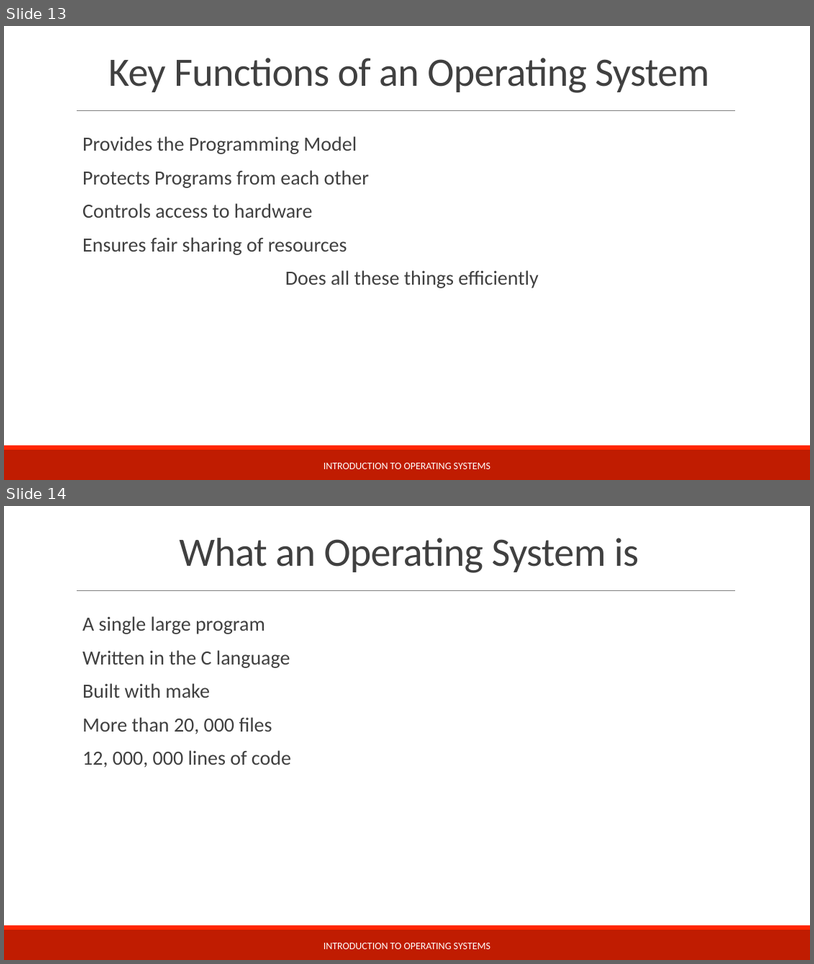
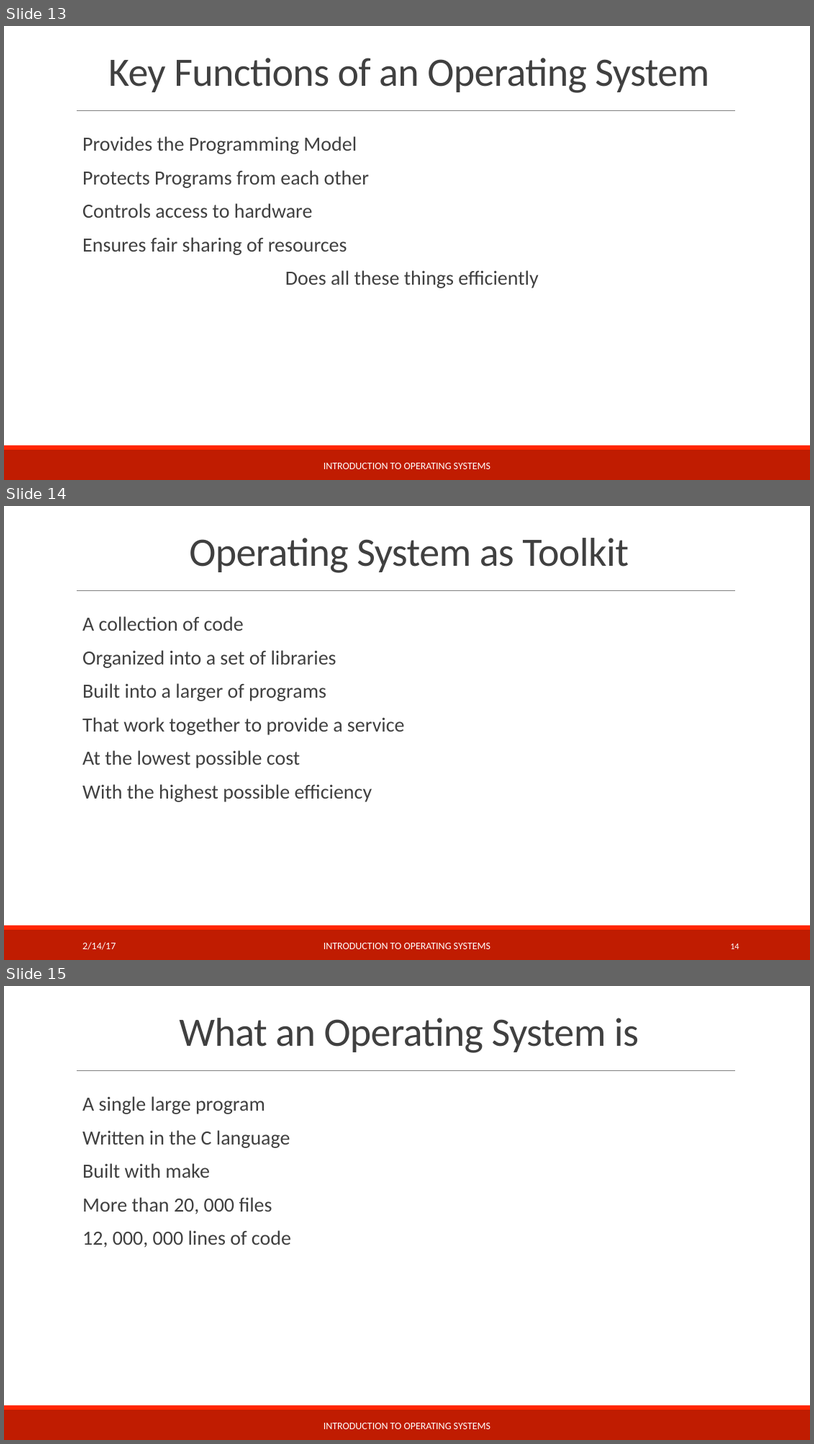
Before and after one commit to teachbsd/course, a slide deck: undergraduate/lectures/introduction.pptx. Shown one above the other, each under a label of ours: slides 13 and 14 before the commit, slides 13, 14 and 15 after it. The pictures are 814x964 and 814x1444 pixels, drawn with LibreOffice and Linux fonts; fonts in the diff are those of the drawing; background and template pictures are left out. Boxes give left, top, right and bottom in pixels: in the first picture for what was removed or moved away, otherwise in the second. Text is boxed around its words. In the diff, an @@ line names an element or a change of style, - is before the commit and + after.

Commit message:
Add OS as tookit slide

```diff
--- a/undergraduate/lectures/introduction.pptx
+++ b/undergraduate/lectures/introduction.pptx
@@ slide 14 added at (4,506,810,960), background #FFFFFF; not listed: 3 template elements that a slide beside it also shows @@
@@ title added at (189,538,629,573), 48 pt, text #404040 @@
+Operating System as Toolkit
@@ text added at (82,616,405,802), 24 pt, text #404040 @@
+  A collection of code
+  Organized into a set of libraries
+  Built into a larger of programs
+  That work together to provide a service
+  At the lowest possible cost
+  With the highest possible efficiency
@@ text added at (82,942,116,950), 12 pt, text #FFFFFF @@
+2/14/17
@@ text added at (324,942,491,949), 12 pt, text #FFFFFF @@
+INTRODUCTION TO OPERATING SYSTEMS
@@ page number added at (730,943,739,949), 10.5 pt, text #FFFFFF @@
+14
@@ what was slide 14 is now slide 15 @@
```
